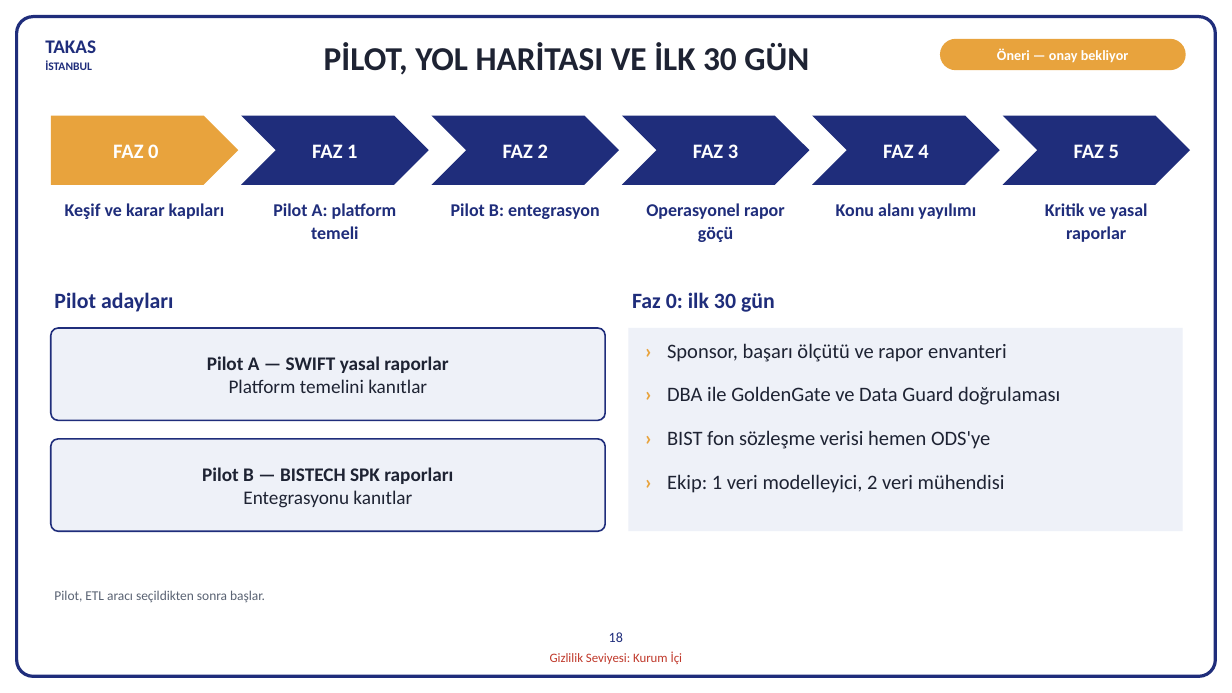
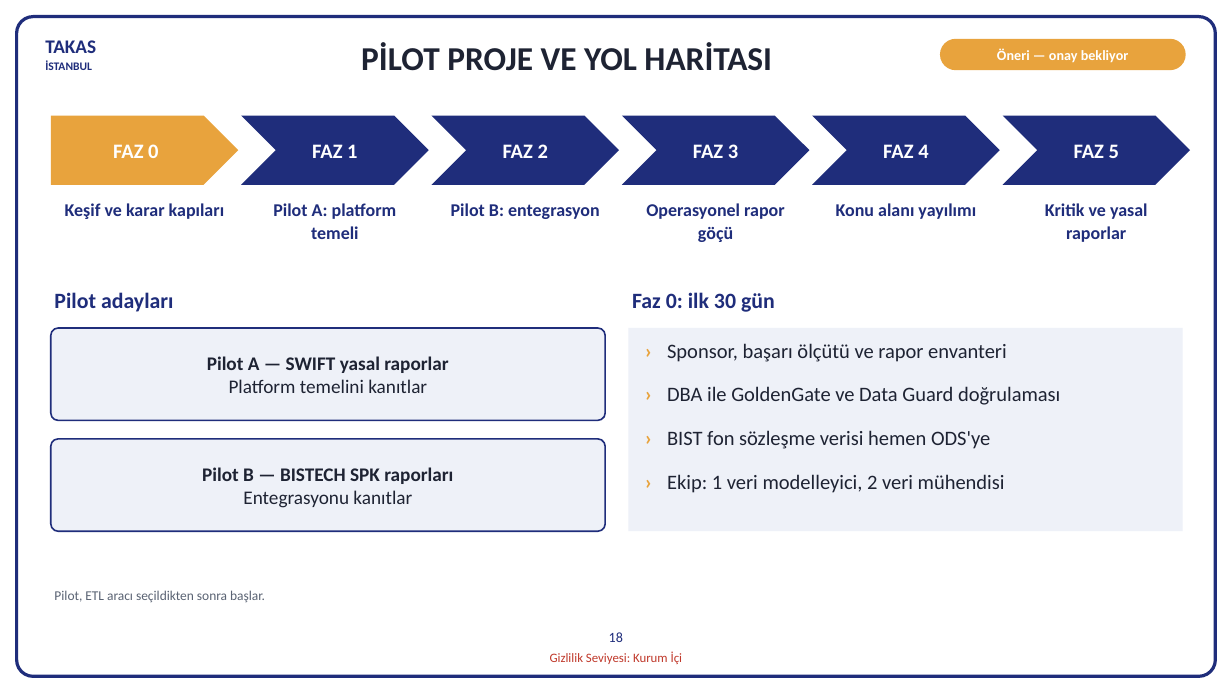
Before and after one commit to hanifidemirel0/Cursor-Projects, a slide deck: slide 22 of outputs/dwh-sunum-kasim-2026/5 - DWHSunum_Kasim2026.pptx. Drawn at 1232x693 pixels with LibreOffice and Linux fonts; fonts in the diff are those of the drawing. Boxes give left, top, right and bottom in pixels: in the first picture for what was removed or moved away, otherwise in the second. Text is boxed around its words. In the diff, an @@ line names an element or a change of style, - is before the commit and + after.

```diff
--- a/outputs/dwh-sunum-kasim-2026/5 - DWHSunum_Kasim2026.pptx
+++ b/outputs/dwh-sunum-kasim-2026/5 - DWHSunum_Kasim2026.pptx
@@ text at (361,43,772,71): text changed @@
-PİLOT, YOL HARİTASI VE İLK 30 GÜN
+PİLOT PROJE VE YOL HARİTASI
```
Also in this commit, not shown: 3 other files.
